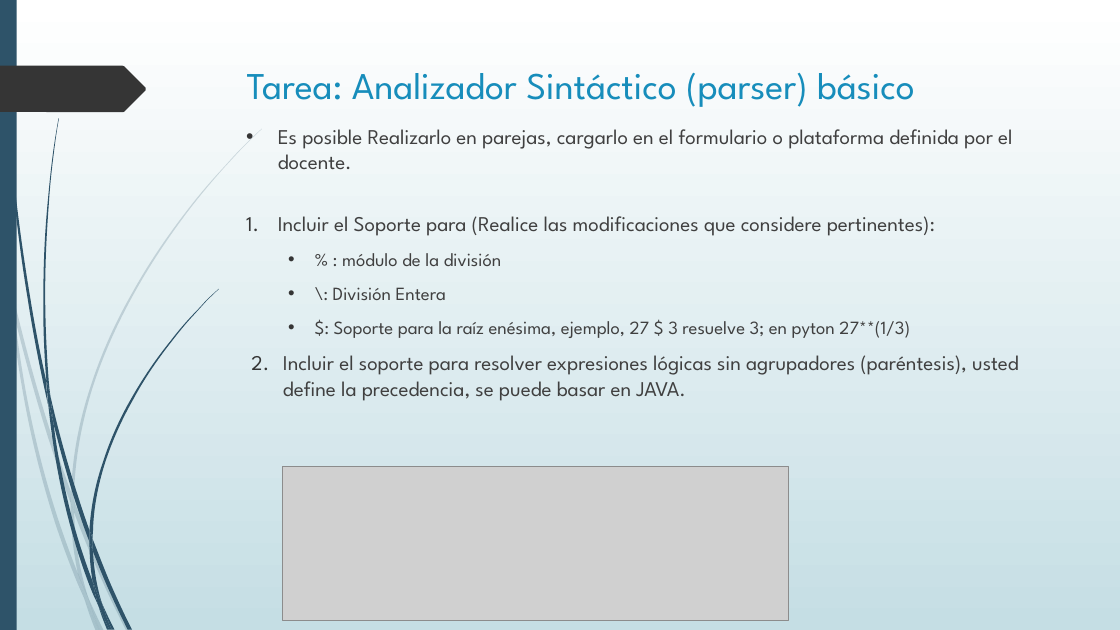
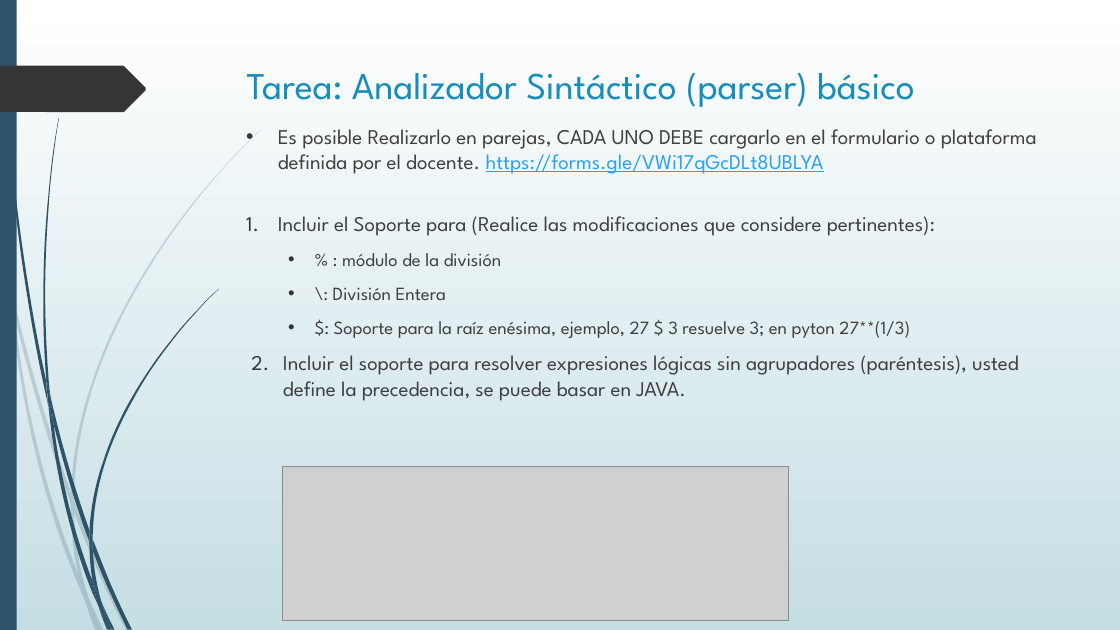
Before and after one commit to fernanvilla/UNALTECOCO-2022-01, a slide deck: slide 18 of 2022.05.18 Tecoco_Topico_06_Analizador Sintáctico.pptx (slide 17 before the commit). Drawn at 1120x630 pixels with LibreOffice and Linux fonts; fonts in the diff are those of the drawing; grey boxes stand for pictures. Boxes give left, top, right and bottom in pixels: in the first picture for what was removed or moved away, otherwise in the second. Text is boxed around its words. In the diff, an @@ line names an element or a change of style, - is before the commit and + after.

```diff
--- a/2022.05.18 Tecoco_Topico_06_Analizador Sintáctico.pptx
+++ b/2022.05.18 Tecoco_Topico_06_Analizador Sintáctico.pptx
@@ text at (x1=278, y1=129, x2=1037, y2=174): text changed @@
-• Es posible Realizarlo en parejas, cargarlo en el formulario o plataforma definida por el docente.
+• Es posible Realizarlo en parejas, CADA UNO DEBE cargarlo en el formulario o plataforma definida por el docente. https://forms.gle/VWi17qGcDLt8UBLYA
```
Also in this commit, not shown: 1 slide added, 1 other file.
